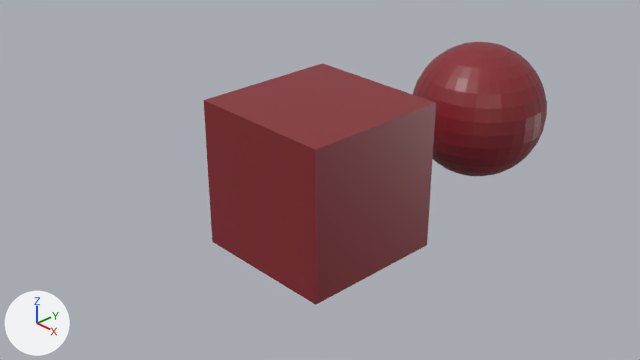
Renders of the Blender file Excercises/materials.blend from each side of a commit.
The view is the same before and after, from the file's camera 'Camera'. The axes (+X, +Y, +Z) are drawn at lower left. The lights are the same throughout.
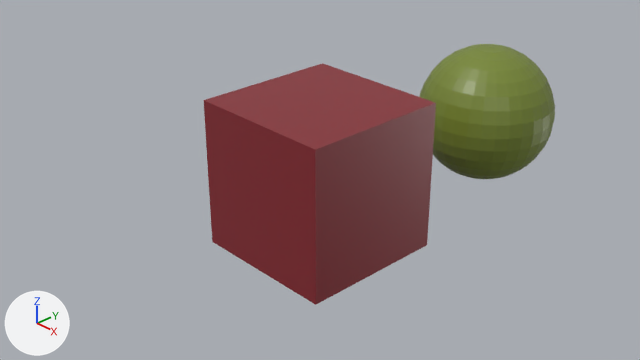
Commit message: Materials | Different materials

What differs and where, as boxes [x1, y1, x2, y2] in the pictures (640 x 360 px):
'Sphere', recoloured, moved: before [413, 42, 547, 176]; after [420, 44, 555, 179]

The change, as a list of edits to the scene's bpy script:
```text
Add mat_yellow:
    mat_yellow = principled_material('Yellow')
    mat_yellow.base_color = (0.187, 0.248, 0.0321)  # green #788832
    mat_yellow.roughness = 0.4
Change me_sphere:
    where me_sphere.from_pydata(...)  # 482 vertices, 512 faces; spans x -1.0..1.0, y -1.0..1.0, z -1.0..1.0
    remove me_sphere.materials.append(mat_red)  # red #88262e
    add me_sphere.materials.append(mat_yellow)  # green #788832
Change ob_sphere:
    ob_sphere.location: (0.0, 3.25, 0.0) -> (0.14, 3.25, 0.0)
```
